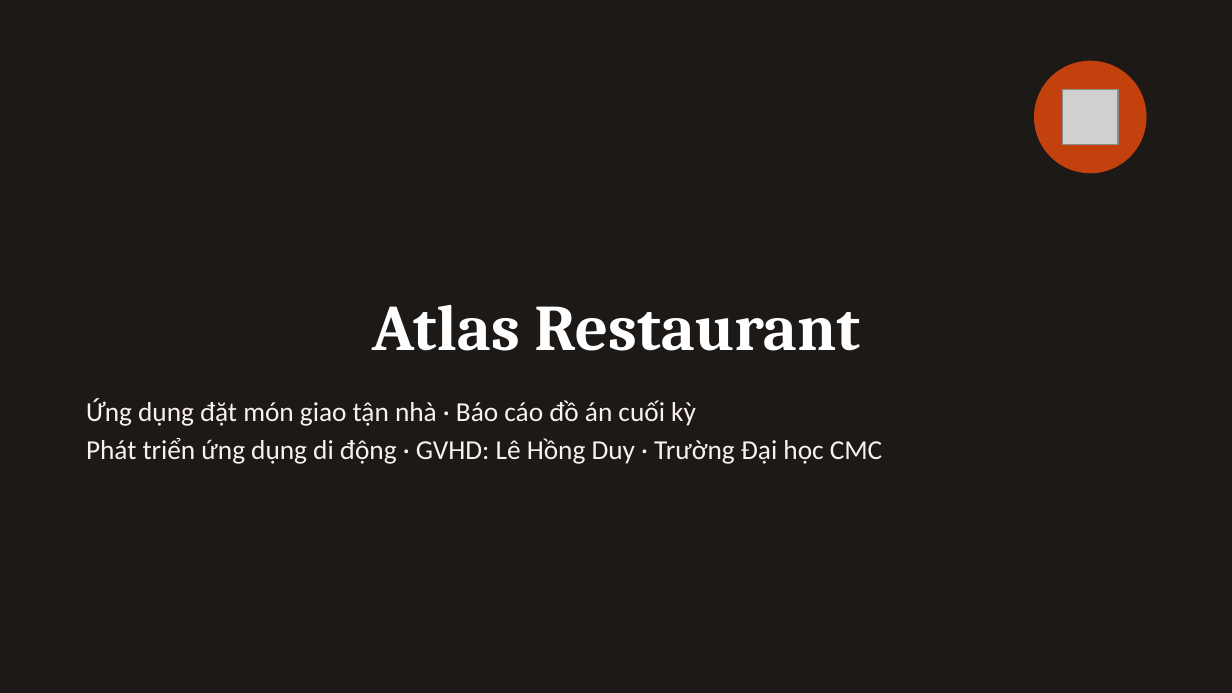
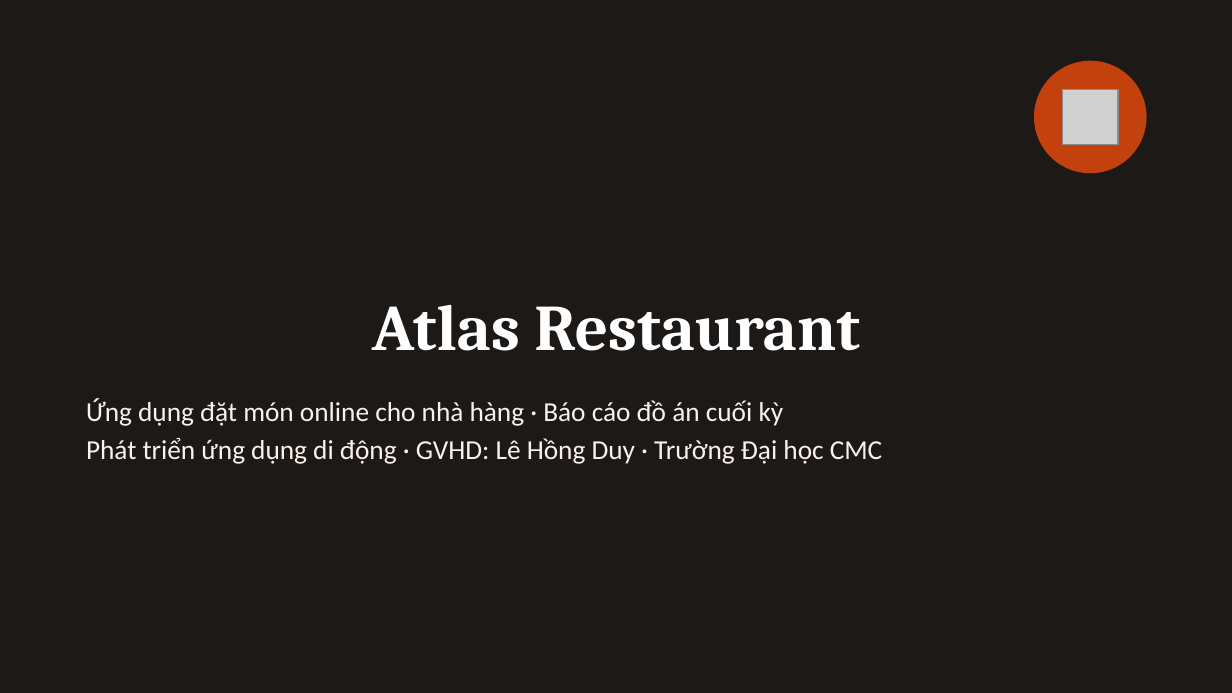
Before and after one commit to Anpham120/restaurant-ordering-mobile, a slide deck: slide 1 of docs/Slide_BTL_AtlasRestaurant.pptx. Drawn at 1232x693 pixels with LibreOffice and Linux fonts; fonts in the diff are those of the drawing; grey boxes stand for pictures. Boxes give left, top, right and bottom in pixels: in the first picture for what was removed or moved away, otherwise in the second. Text is boxed around its words. In the diff, an @@ line names an element or a change of style, - is before the commit and + after.

```diff
--- a/docs/Slide_BTL_AtlasRestaurant.pptx
+++ b/docs/Slide_BTL_AtlasRestaurant.pptx
@@ text at (86, 398, 784, 426): text changed @@
-Ứng dụng đặt món giao tận nhà · Báo cáo đồ án cuối kỳ
+Ứng dụng đặt món online cho nhà hàng · Báo cáo đồ án cuối kỳ
```
Also in this commit, not shown: 3 other files.
